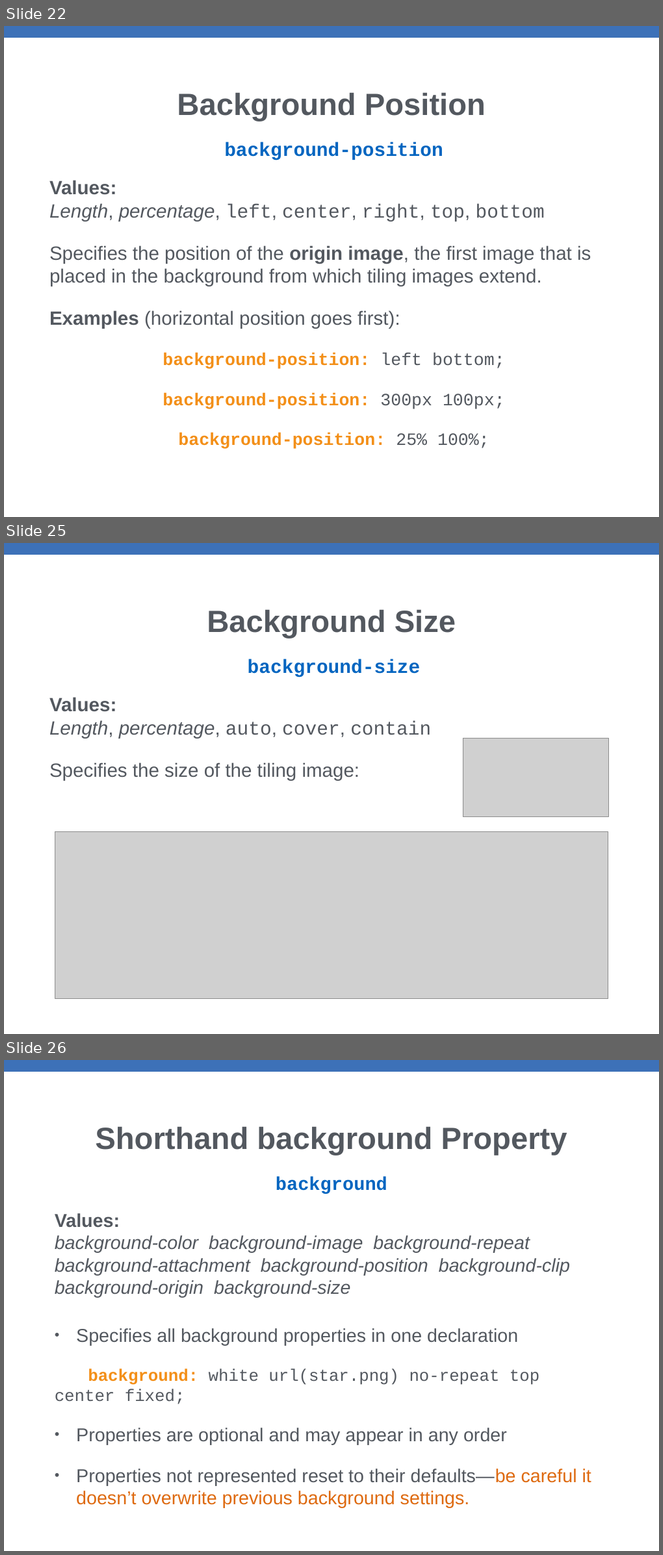
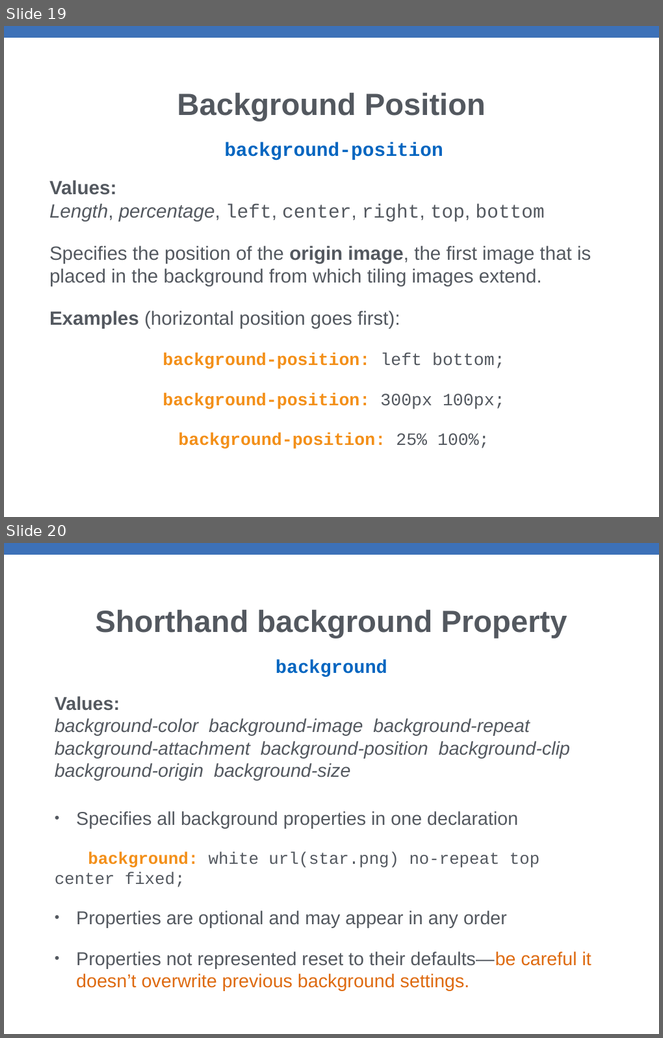
Before and after one commit to xiaoleibi/MMDPPT26, a slide deck: Uge41ColorsBackgrounds.pptx. Shown one above the other, each under a label of ours: slides 22, 25 and 26 before the commit, slides 19 and 20 after it; the slides between them are not shown. The pictures are 663x1555 and 663x1038 pixels, drawn with LibreOffice and Linux fonts; fonts in the diff are those of the drawing; grey boxes stand for pictures. Boxes give left, top, right and bottom in pixels: in the first picture for what was removed or moved away, otherwise in the second. Text is boxed around its words. In the diff, an @@ line names an element or a change of style, - is before the commit and + after.

```diff
--- a/Uge41ColorsBackgrounds.pptx
+++ b/Uge41ColorsBackgrounds.pptx
@@ slide 25 removed at (4,543,659,1034), background #FFFFFF; not listed: 1 template element that a slide beside it also shows @@
@@ title removed at (207,609,456,638) @@
-Background Size
@@ text removed at (50,659,431,780) @@
-background-size
-Values:
-Length, percentage, auto, cover, contain
-Specifies the size of the tiling image:
@@ picture removed at (463,739,609,817) @@
@@ picture removed at (55,832,608,999) @@
@@ what was slide 22 is now slide 19 @@
@@ what was slide 26 is now slide 20 @@
```
Also in this commit, not shown: 3 slides changed, 5 other slides removed, 16 other files.
